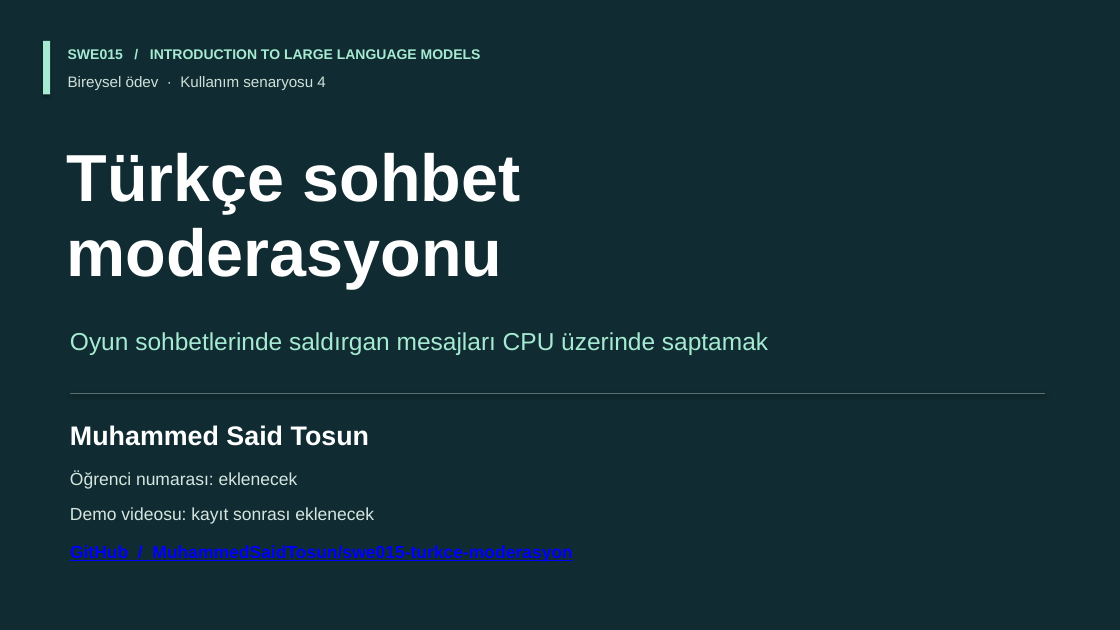
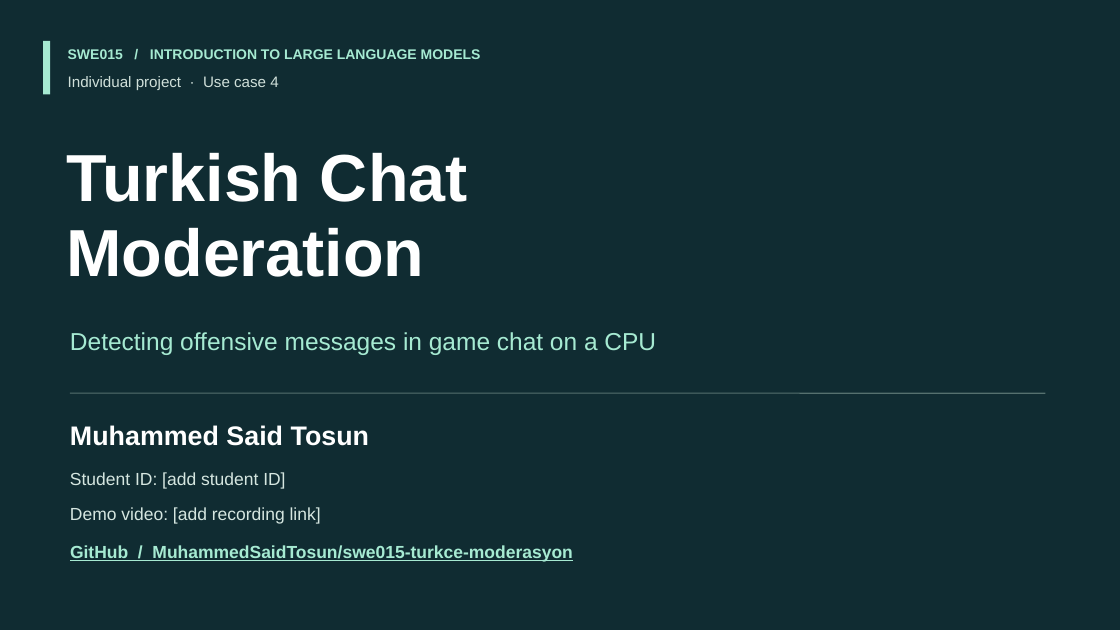
Before and after one commit to MuhammedSaidTosun/swe015-turkce-moderasyon, a slide deck: slide 1 of docs/SWE015_Turkce_Moderasyon_Sunum.pptx. Drawn at 1120x630 pixels with LibreOffice and Linux fonts; fonts in the diff are those of the drawing. Boxes give left, top, right and bottom in pixels: in the first picture for what was removed or moved away, otherwise in the second. Text is boxed around its words. In the diff, an @@ line names an element or a change of style, - is before the commit and + after.

Commit message:
Translate the moderation app and slides into English and add speaking scripts

```diff
--- a/docs/SWE015_Turkce_Moderasyon_Sunum.pptx
+++ b/docs/SWE015_Turkce_Moderasyon_Sunum.pptx
@@ rectangle at box(0, 0, 1120, 630): shadow off @@
@@ text at box(68, 76, 278, 90): text changed @@
-Bireysel ödev · Kullanım senaryosu 4
+Individual project · Use case 4
@@ text at box(66, 152, 468, 202): text changed @@
-Türkçe sohbet
+Turkish Chat
@@ text at box(66, 227, 424, 277): text changed @@
-moderasyonu
+Moderation
@@ text at box(70, 332, 656, 355): text changed @@
-Oyun sohbetlerinde saldırgan mesajları CPU üzerinde saptamak
+Detecting offensive messages in game chat on a CPU
@@ text at box(70, 472, 285, 489): text changed @@
-Öğrenci numarası: eklenecek
+Student ID: [add student ID]
@@ text at box(70, 507, 321, 524): text changed @@
-Demo videosu: kayıt sonrası eklenecek
+Demo video: [add recording link]
@@ text "GitHub / MuhammedSaidTosun/swe015-turkce-moderasyon" at box(70, 545, 572, 562): text colour #0000FF to #A6EAD2 @@
```
Also in this commit, not shown: 8 other slides changed, 1 slide added, 1 slide removed, 5 other files.
